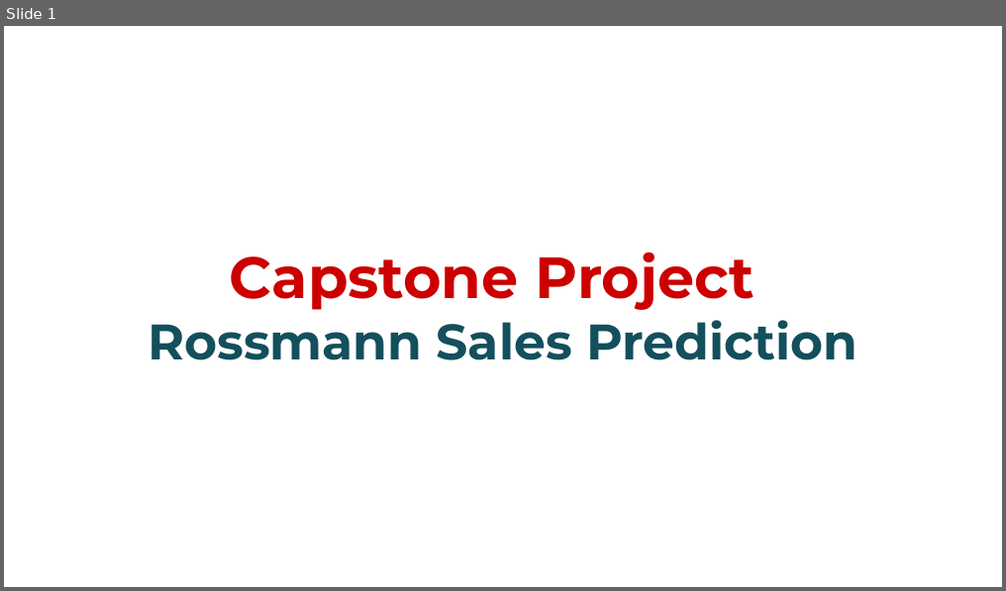
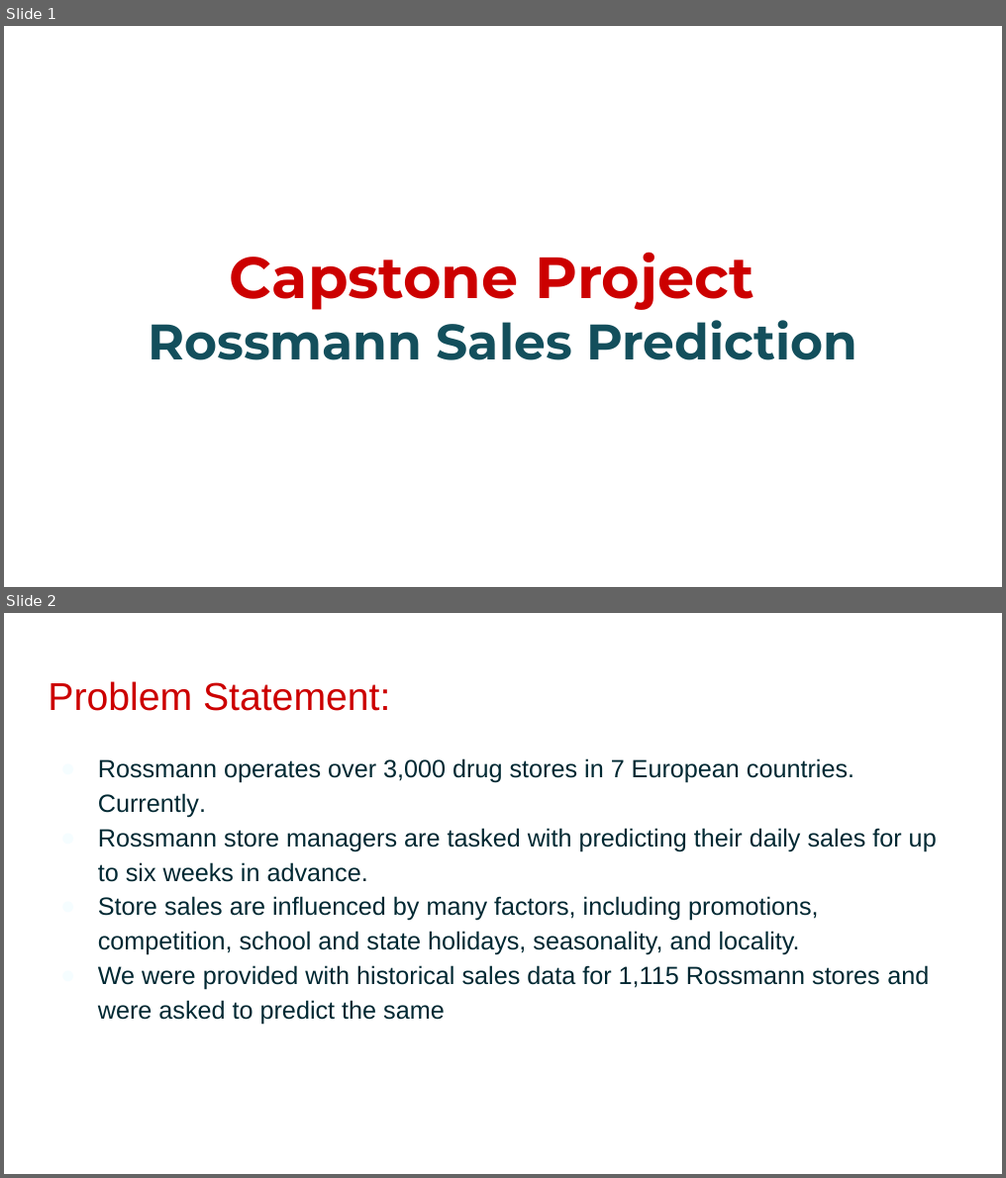
Before and after one commit to hrithikwel8/Rossmann_Sales_Prediction, a slide deck: CapstoneProjectTemplate-210213-230632.pptx. Shown one above the other, each under a label of ours: slide 1 before the commit, slides 1 and 2 after it. The pictures are 1006x591 and 1006x1178 pixels, drawn with LibreOffice and Linux fonts; fonts in the diff are those of the drawing; background and template pictures are left out. Boxes give left, top, right and bottom in pixels: in the first picture for what was removed or moved away, otherwise in the second. Text is boxed around its words. In the diff, an @@ line names an element or a change of style, - is before the commit and + after.

```diff
--- a/CapstoneProjectTemplate-210213-230632.pptx
+++ b/CapstoneProjectTemplate-210213-230632.pptx
@@ slide 2 added at (x1=4, y1=613, x2=1002, y2=1174), background #FFFFFF @@
@@ title added at (x1=48, y1=681, x2=390, y2=711), 28 pt, text #CC0000 @@
+Problem Statement:
@@ text added at (x1=98, y1=759, x2=937, y2=1024), 18 pt, text #002832 @@
+● Rossmann operates over 3,000 drug stores in 7 European countries. Currently.
+● Rossmann store managers are tasked with predicting their daily sales for up to six weeks in advance.
+● Store sales are influenced by many factors, including promotions, competition, school and state holidays, seasonality, and locality.
+● We were provided with historical sales data for 1,115 Rossmann stores and were asked to predict the same
```
Also in this commit, not shown: 20 other slides added, 15 slides removed.
